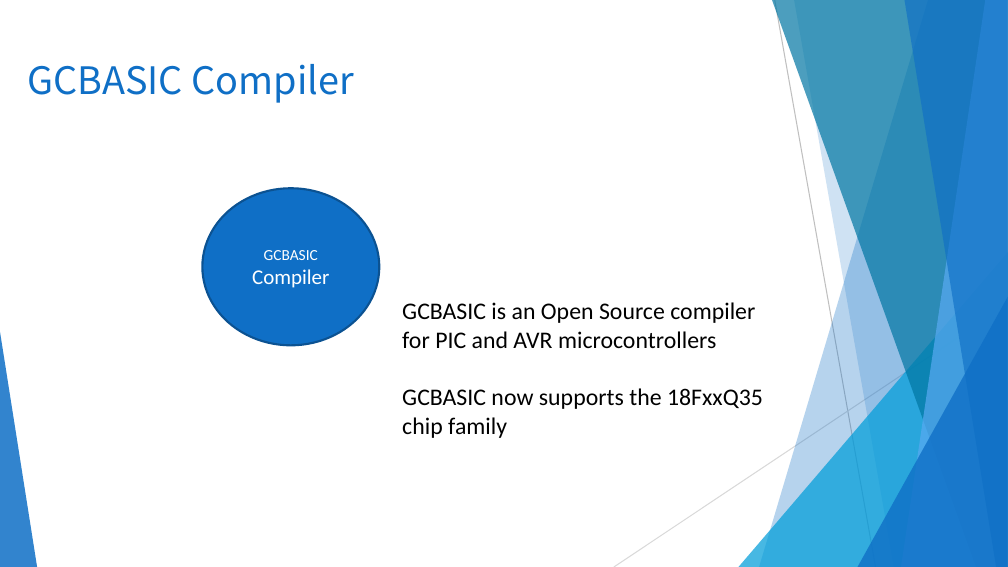
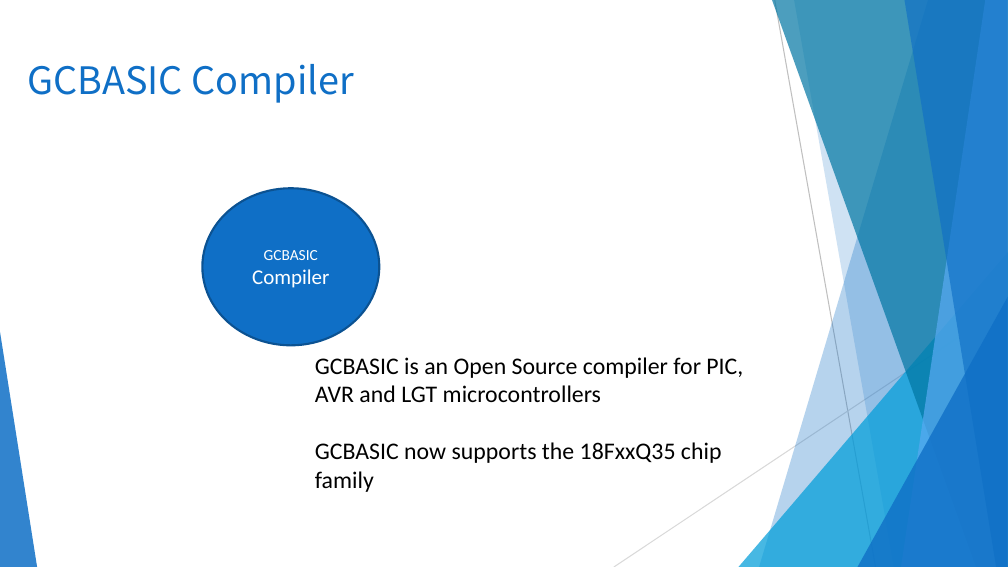
Before and after one commit to GreatCowBASIC/Demonstration_Sources, a slide deck: slide 6 of Vendor_Boards/Microchip_PICDEM 2 plus_board_2010/18f/tutorials/GCBASIC_Part1.pptx. Drawn at 1008x567 pixels with LibreOffice and Linux fonts; fonts in the diff are those of the drawing; background and template pictures are left out. Boxes give left, top, right and bottom in pixels: in the first picture for what was removed or moved away, otherwise in the second. Text is boxed around its words. In the diff, an @@ line names an element or a change of style, - is before the commit and + after.

```diff
--- a/Vendor_Boards/Microchip_PICDEM 2 plus_board_2010/18f/tutorials/GCBASIC_Part1.pptx
+++ b/Vendor_Boards/Microchip_PICDEM 2 plus_board_2010/18f/tutorials/GCBASIC_Part1.pptx
@@ text "GCBASIC is an Open Source ...": place and size @@
-text "GCBASIC is an Open Source ..." at bbox=[402, 302, 763, 438]
+text "GCBASIC is an Open Source ..." at bbox=[315, 357, 743, 492]
@@ text at bbox=[315, 357, 743, 402]: text changed @@
-GCBASIC is an Open Source compiler for PIC and AVR microcontrollers
+GCBASIC is an Open Source compiler for PIC, AVR and LGT microcontrollers
```
Also in this commit, not shown: 3 other slides changed, 3 slides added, 1 slide removed, 13 other files.
